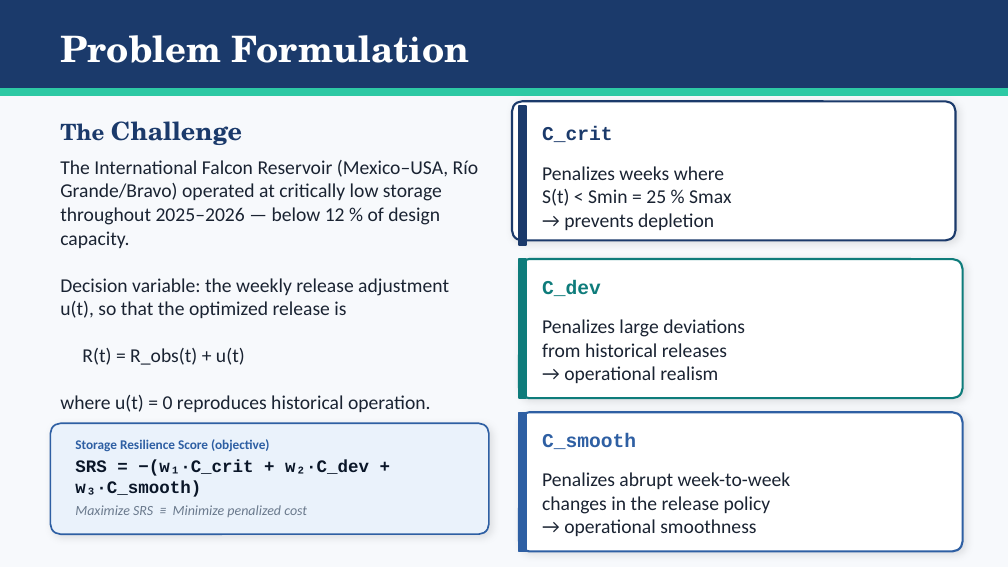
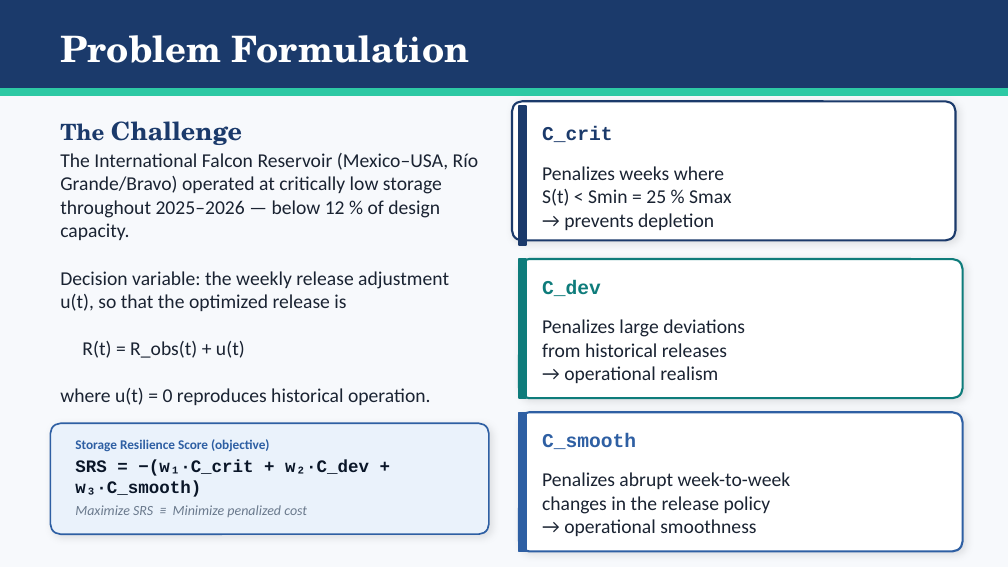
Before and after one commit to Hackathon-Puebla-2026/Equipo_04, a slide deck: slide 2 of Equipo04_FalconChallenge.pptx. Drawn at 1008x567 pixels with LibreOffice and Linux fonts; fonts in the diff are those of the drawing. Boxes give left, top, right and bottom in pixels: in the first picture for what was removed or moved away, otherwise in the second. Text is boxed around its words. In the diff, an @@ line names an element or a change of style, - is before the commit and + after.

```diff
--- a/Equipo04_FalconChallenge.pptx
+++ b/Equipo04_FalconChallenge.pptx
@@ text "The International Falcon Reservoir (Mexico–USA, ...": place and size @@
-text "The International Falcon Reservoir (Mexico–USA, ..." at box(60, 160, 479, 412)
+text "The International Falcon Reservoir (Mexico–USA, ..." at box(60, 153, 479, 405)
```
Also in this commit, not shown: 3 other slides changed, 5 slides added, 1 slide removed.
